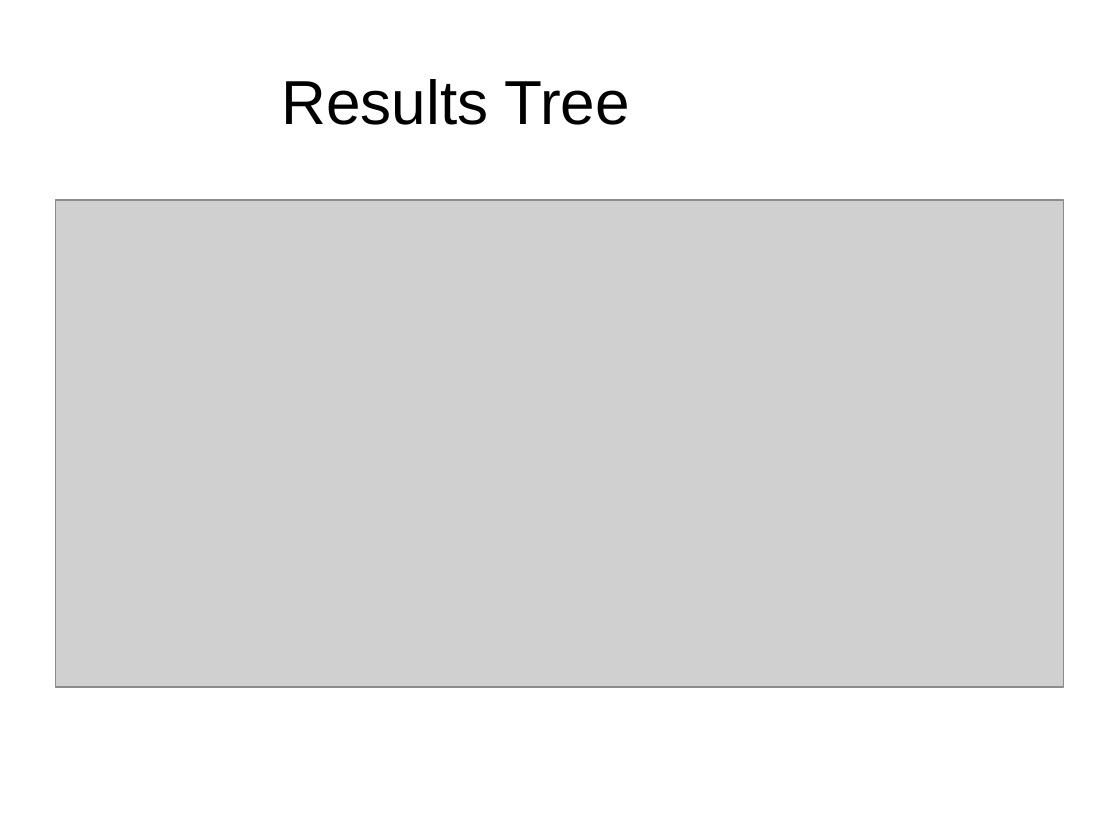
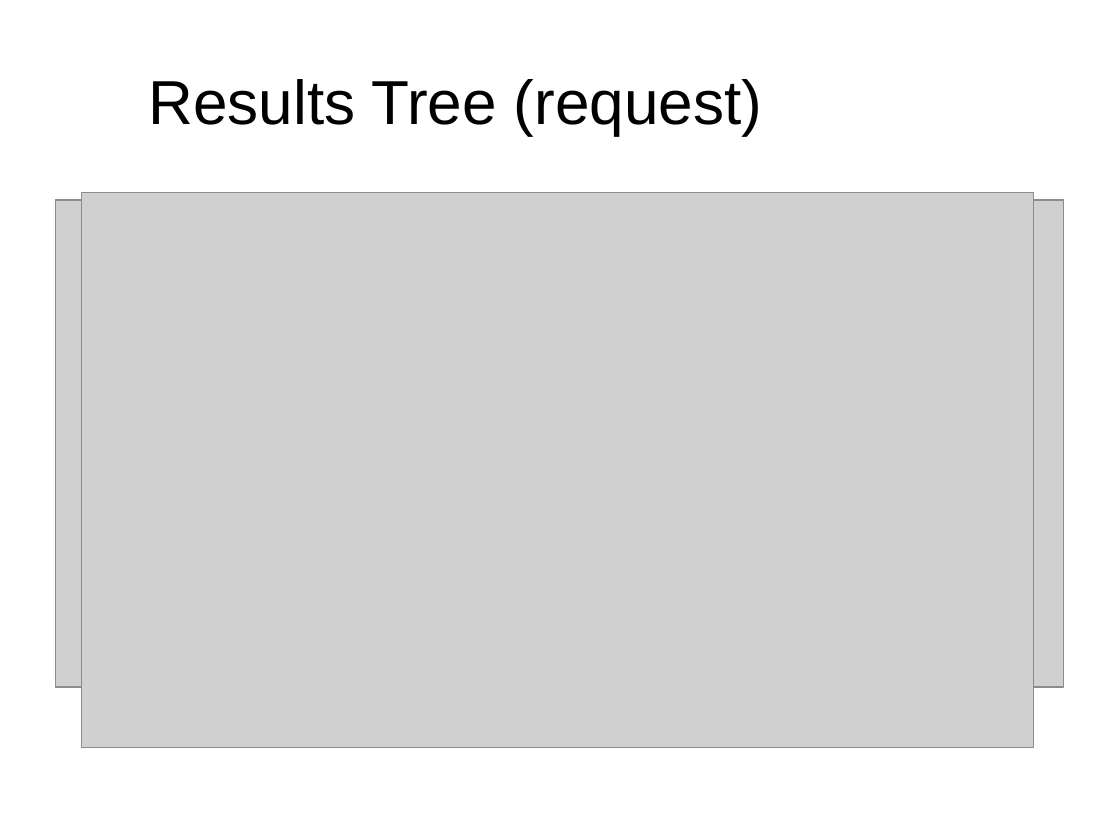
Before and after one commit to hchan/jmeterDemo, a slide deck: slide 16 of jmeterDemo.ppt. Drawn at 1120x840 pixels with LibreOffice and Linux fonts; fonts in the diff are those of the drawing; grey boxes stand for pictures; background and template pictures are left out. Boxes give left, top, right and bottom in pixels: in the first picture for what was removed or moved away, otherwise in the second. Text is boxed around its words. In the diff, an @@ line names an element or a change of style, - is before the commit and + after.

Commit message:
'a'

```diff
--- a/jmeterDemo.ppt
+++ b/jmeterDemo.ppt
@@ title at <box>148,79,762,136</box>: text changed @@
-Results Tree
+Results Tree (request)
@@ picture added at <box>81,193,1034,748</box> @@
```
Also in this commit, not shown: 1 other slide changed, 1 slide added.
